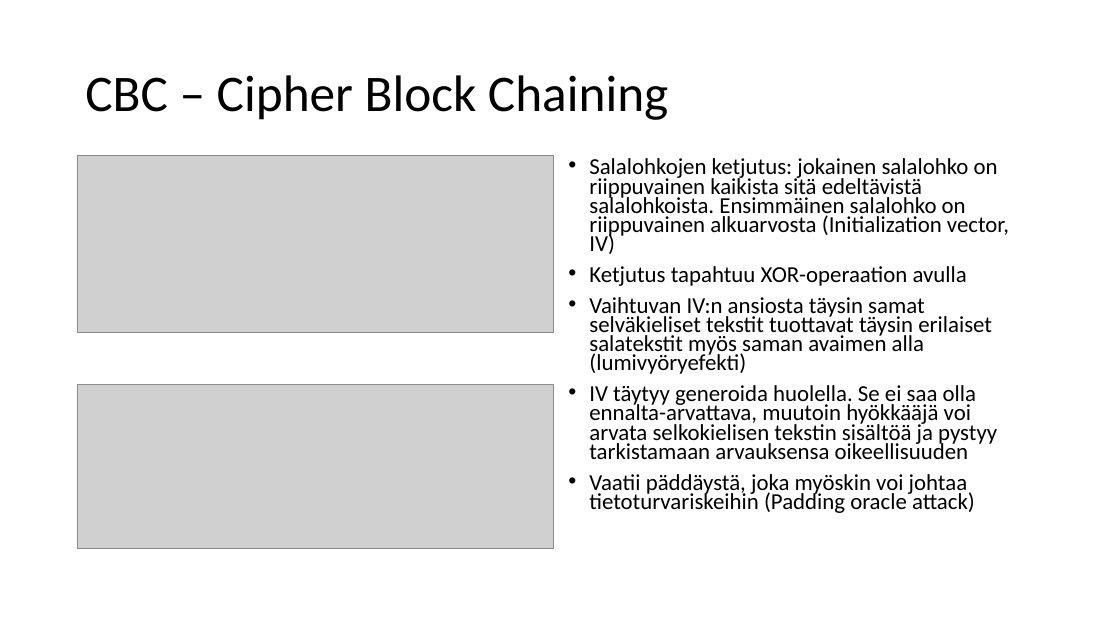
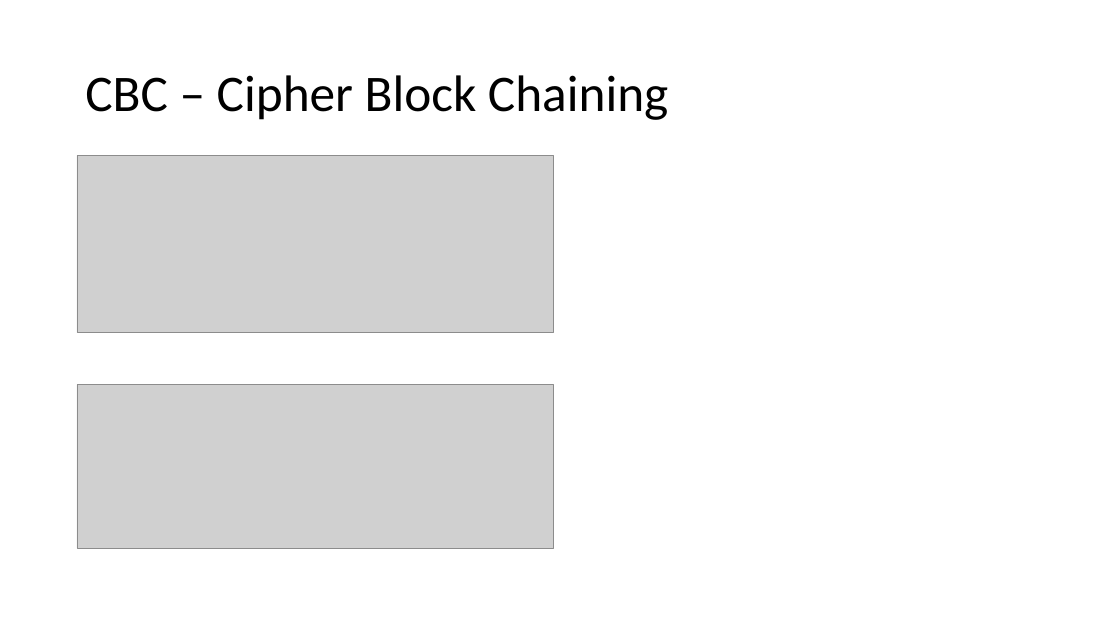
Before and after one commit to hcropsu/tutkimusseminaari, a slide deck: slide 5 of tutkimusseminaari_rs_pp.pptx. Drawn at 1120x630 pixels with LibreOffice and Linux fonts; fonts in the diff are those of the drawing; grey boxes stand for pictures. Boxes give left, top, right and bottom in pixels: in the first picture for what was removed or moved away, otherwise in the second. Text is boxed around its words. In the diff, an @@ line names an element or a change of style, - is before the commit and + after.

```diff
--- a/tutkimusseminaari_rs_pp.pptx
+++ b/tutkimusseminaari_rs_pp.pptx
@@ text removed at (x1=589, y1=158, x2=1009, y2=513) @@
-• Salalohkojen ketjutus: jokainen salalohko on riippuvainen kaikista sitä edeltävistä salalohkoista. Ensimmäinen salalohko on riippuvainen alkuarvosta (Initialization vector, IV)
-• Ketjutus tapahtuu XOR-operaation avulla
-• Vaihtuvan IV:n ansiosta täysin samat selväkieliset tekstit tuottavat täysin erilaiset salatekstit myös saman avaimen alla (lumivyöryefekti)
-• IV täytyy generoida huolella. Se ei saa olla ennalta-arvattava, muutoin hyökkääjä voi arvata selkokielisen tekstin sisältöä ja pystyy tarkistamaan arvauksensa oikeellisuuden
-• Vaatii päddäystä, joka myöskin voi johtaa tietoturvariskeihin (Padding oracle attack)
```
Also in this commit, not shown: 5 other slides changed, 4 other files.
